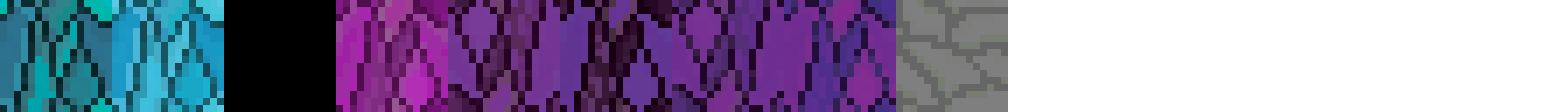
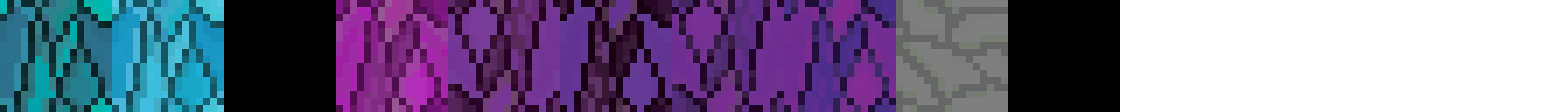
The second 1568 x 112 image is a revision of the first. Changes to its layers:
renamed "Layer 6" to "Layer 7", painted on it over [1008, 0, 1120, 112]
